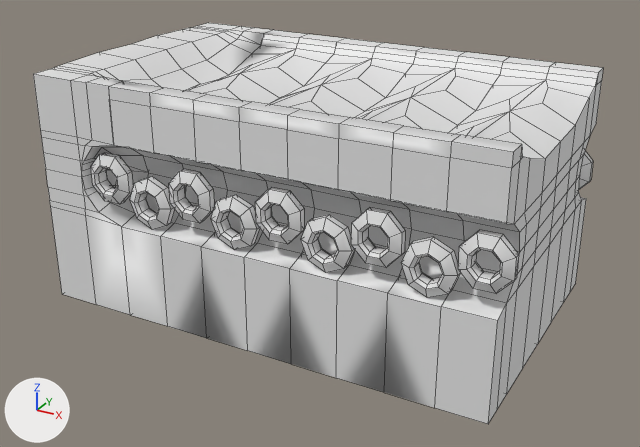
Two versions of the Blender file Models/GroupD/Factory Kit/Factory Machinery/Conveyers/FM-001 ConveyerBelt.blend, one commit apart.
Camera for both pictures: a 50 mm lens placed at (2.69, -3.09, 1.86), pointed at (1.02, -0.06, 0.35). The axes (+X, +Y, +Z) are drawn at lower left. The lights are the same throughout. Mesh edges are drawn as thin lines.

The first picture shows 'FM-001-ConveyerBelt-End'.
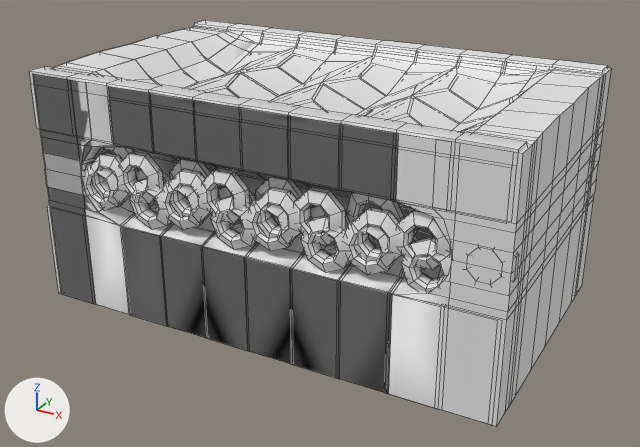
Boxes [x1, y1, x2, y2] around the edits, measured in the pictures (640 x 447 px):
```json
{"object": "FM-001-ConveyerBelt", "change": "shown", "after": [32, 26, 611, 427]}
{"object": "FM-001-ConveyerBelt-Middle", "change": "shown", "after": [29, 20, 608, 393]}
{"object": "FM-001-ConveyerBelt-End", "change": "unchanged, covered by the edit", "before": [33, 23, 603, 424], "after": [33, 26, 593, 392]}
```

Edits to the scene script, one JSON object a line:
```json
{"op": "remove", "block": "ob_fm_001_conveyerbelt", "code": "ob_fm_001_conveyerbelt.hide_set(True)"}
{"op": "remove", "block": "ob_fm_001_conveyerbelt_middle", "code": "ob_fm_001_conveyerbelt_middle.hide_set(True)"}
```
